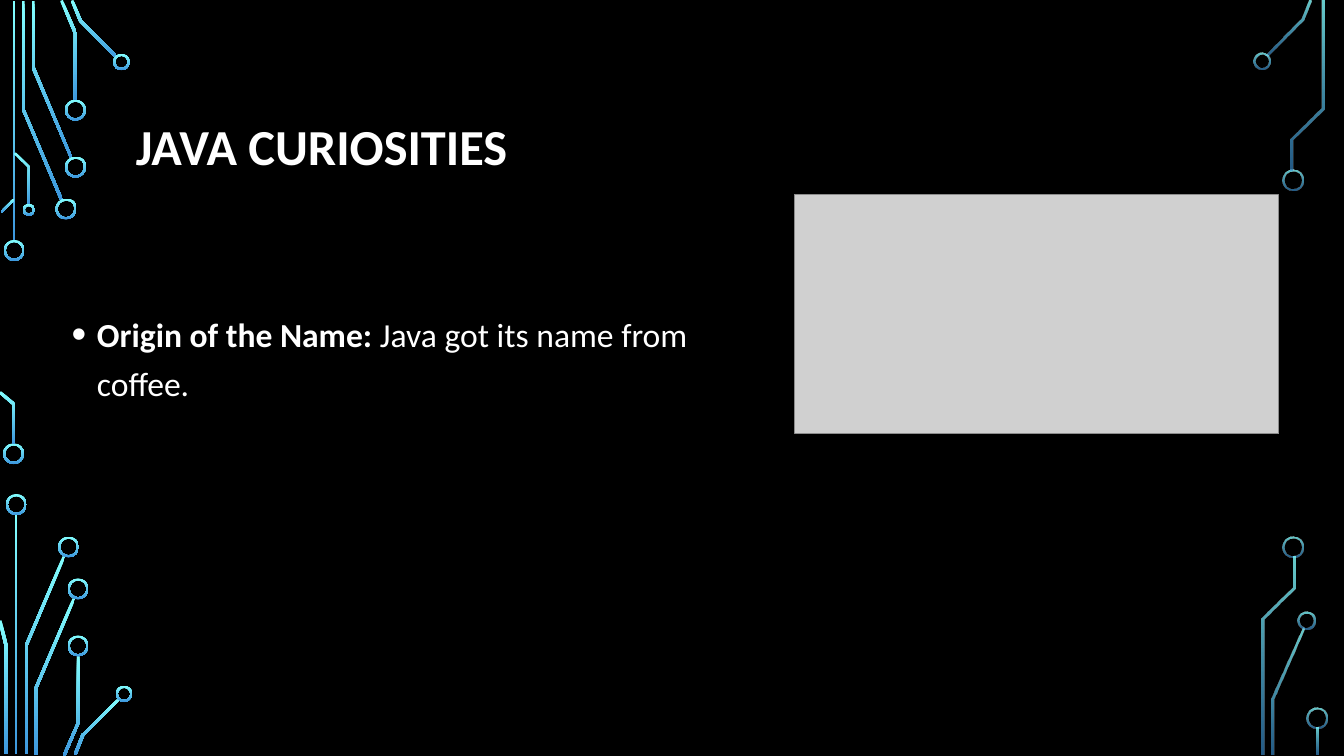
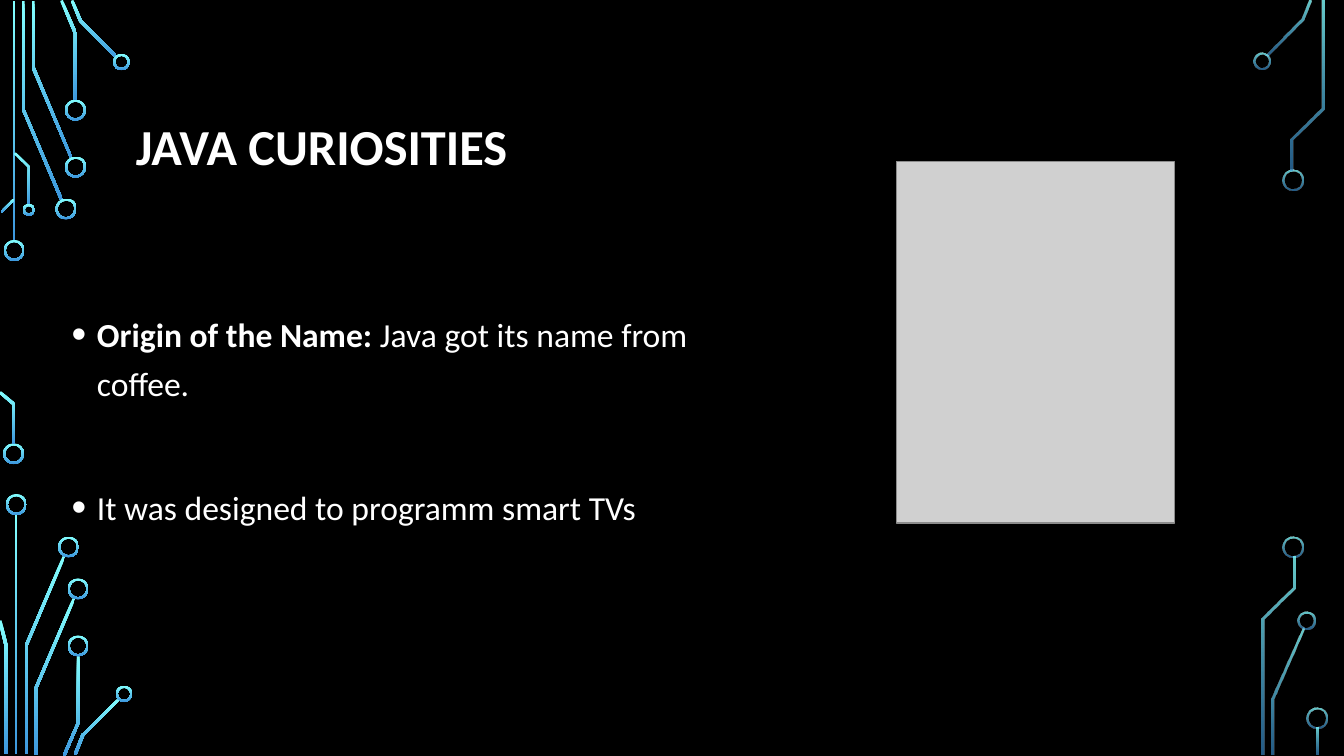
Before and after one commit to Xukialb/AE-4.-Programming-Languages, a slide deck: slide 8 of Java_English - Alberto.pptx (slide 5 before the commit). Drawn at 1344x756 pixels with LibreOffice and Linux fonts; fonts in the diff are those of the drawing; grey boxes stand for pictures; background and template pictures are left out. Boxes give left, top, right and bottom in pixels: in the first picture for what was removed or moved away, otherwise in the second. Text is boxed around its words. In the diff, an @@ line names an element or a change of style, - is before the commit and + after.

```diff
--- a/Java_English - Alberto.pptx
+++ b/Java_English - Alberto.pptx
@@ picture added at (x1=897, y1=161, x2=1175, y2=522) @@
@@ picture removed at (x1=796, y1=195, x2=1279, y2=434) @@
@@ text at (x1=97, y1=496, x2=636, y2=526): paragraph added @@
+• It was designed to programm smart TVs
```
Also in this commit, not shown: 2 other slides changed, 3 slides added.
